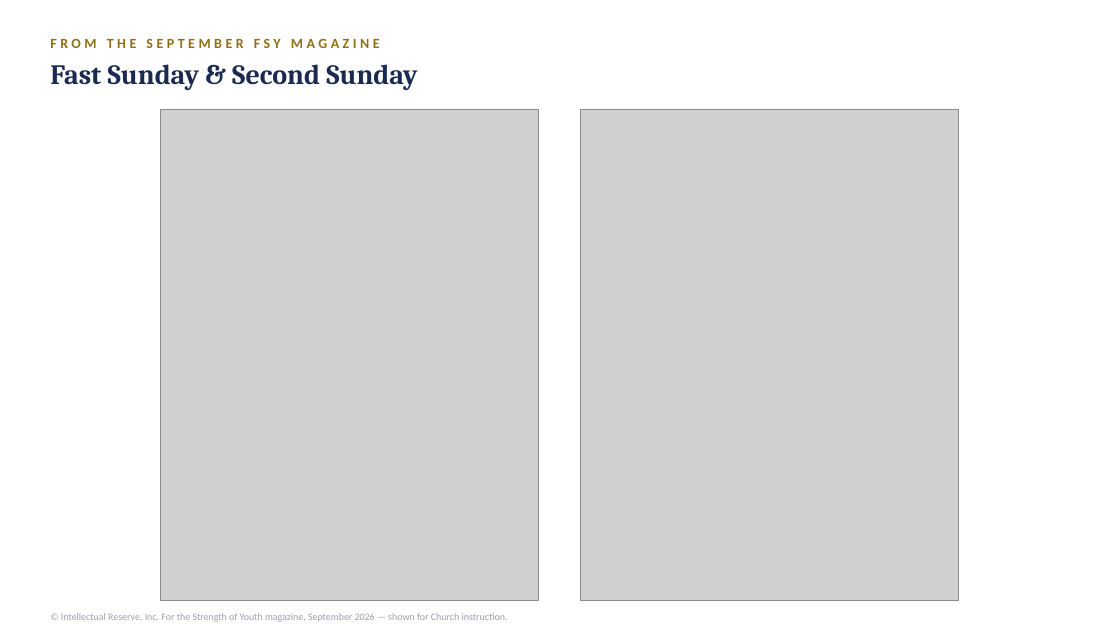
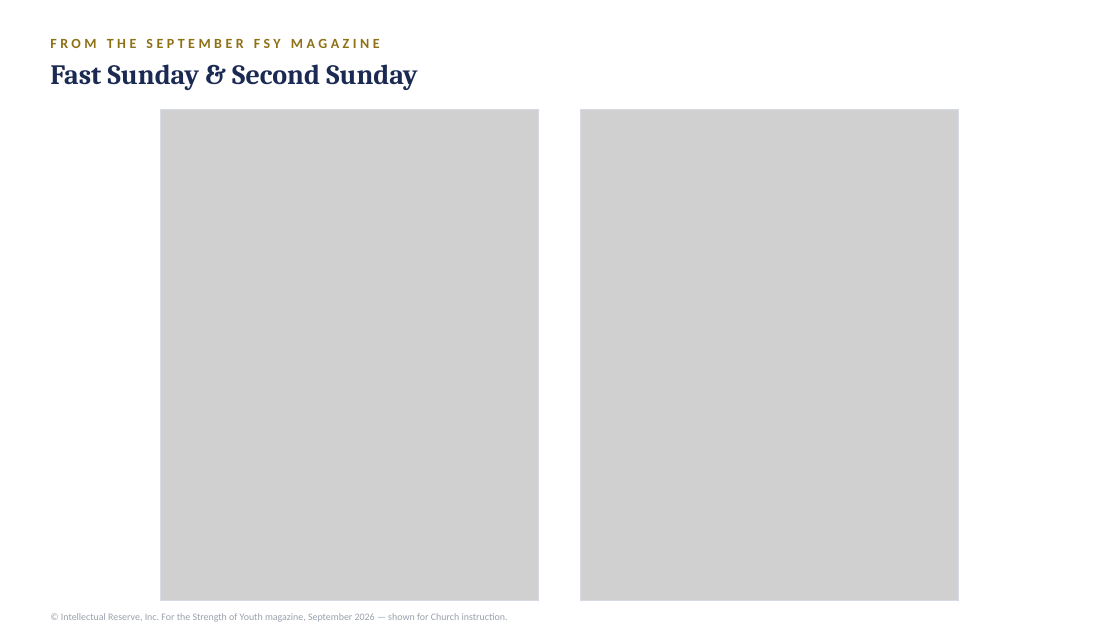
Before and after one commit to hblaylock1/parmagirlscamp, a slide deck: slide 10 of new-sunday-youth-curriculum.pptx. Drawn at 1120x630 pixels with LibreOffice and Linux fonts; fonts in the diff are those of the drawing; grey boxes stand for pictures. Boxes give left, top, right and bottom in pixels: in the first picture for what was removed or moved away, otherwise in the second. Text is boxed around its words. In the diff, an @@ line names an element or a change of style, - is before the commit and + after.

```diff
--- a/new-sunday-youth-curriculum.pptx
+++ b/new-sunday-youth-curriculum.pptx
@@ rectangle added at [160,109,539,601], outline #D6DBE4 1 pt @@
@@ rectangle added at [581,109,960,601], outline #D6DBE4 1 pt @@
```
Also in this commit, not shown: 3 other slides changed, 1 slide added, 1 other file.
